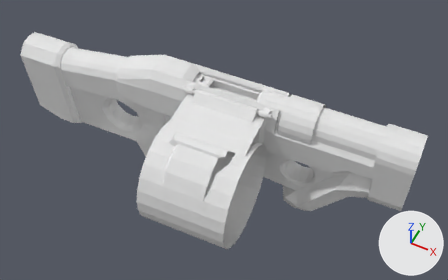
Renders of the Blender file qcde q4 tb.blend from each side of a commit.
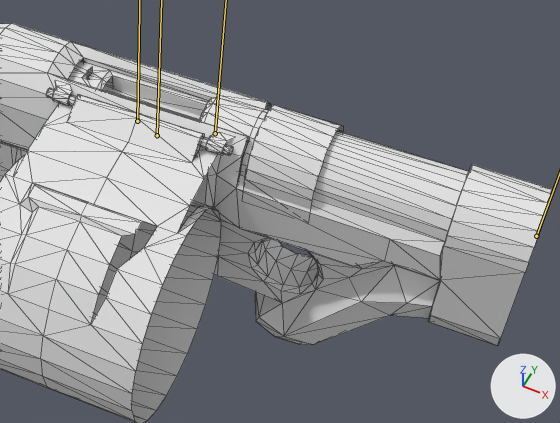
Old and new are each drawn whole from a 50 mm lens placed at (20.51, -15.42, 9.09), pointed at (14.86, -4.11, -5.04) and again close up on the part from 36% to 96% of the width and 16% to 89% of the height. The axes (+X, +Y, +Z) are drawn at lower right. The lights are the same throughout. Both versions are drawn at frame 7 of the action '(mesh)_fire.md5anim'; the numbers are the values there. The bones that bend it are drawn over the model as lines in the close-ups. The close-ups show mesh edges as thin lines.

In view in the first close-up: 'mgl_lo'.
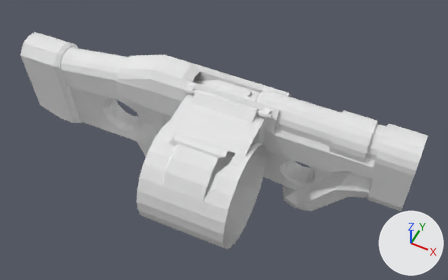
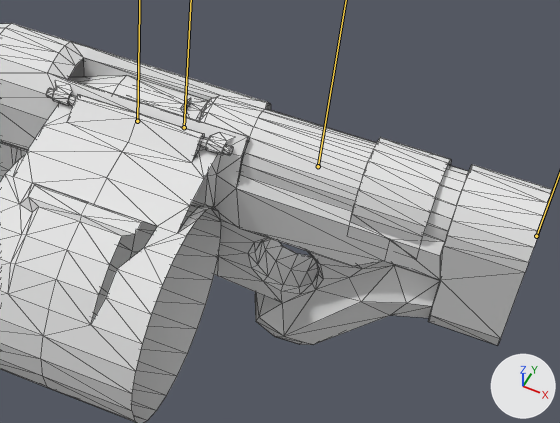
The change in detail:
Bone 'grenade_reloadable' (bone_grenade_reloadable) moves from (-0.31, 0.0, -1.73) to (0.0, 0.0, -1.45).
Bone 'slide' (bone_slide) moves from (-1.79, 0.0, 0.0) to (-0.26, 0.0, 0.0).

Changed parts and their boxes [x1, y1, x2, y2] in the close-ups (560 x 423 px):
'mgl_lo', posed: [0, 23, 553, 423] in both
